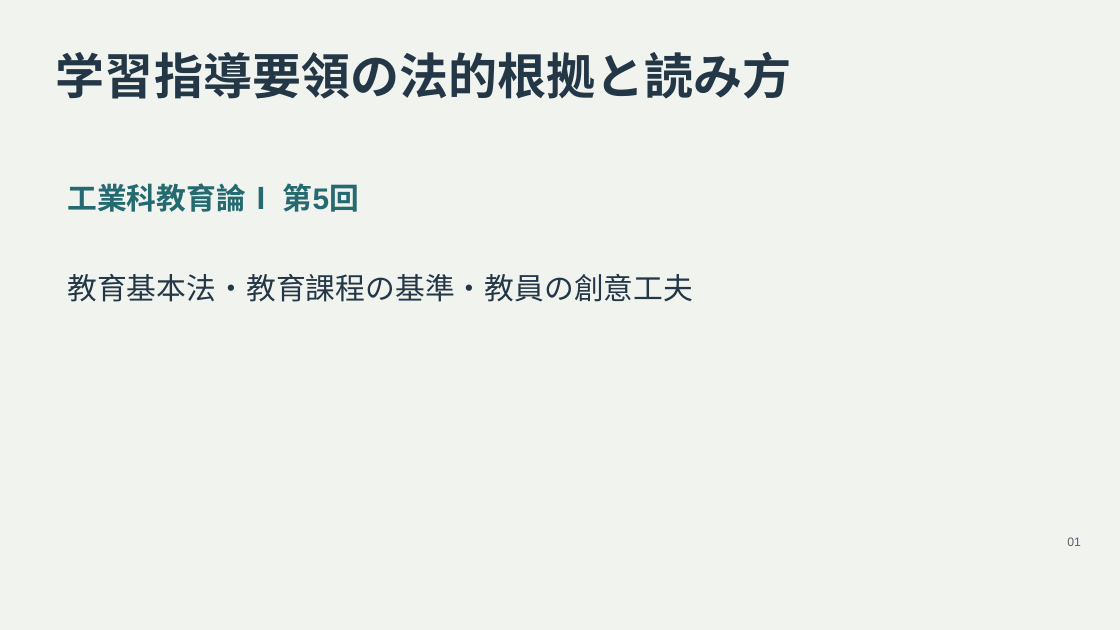
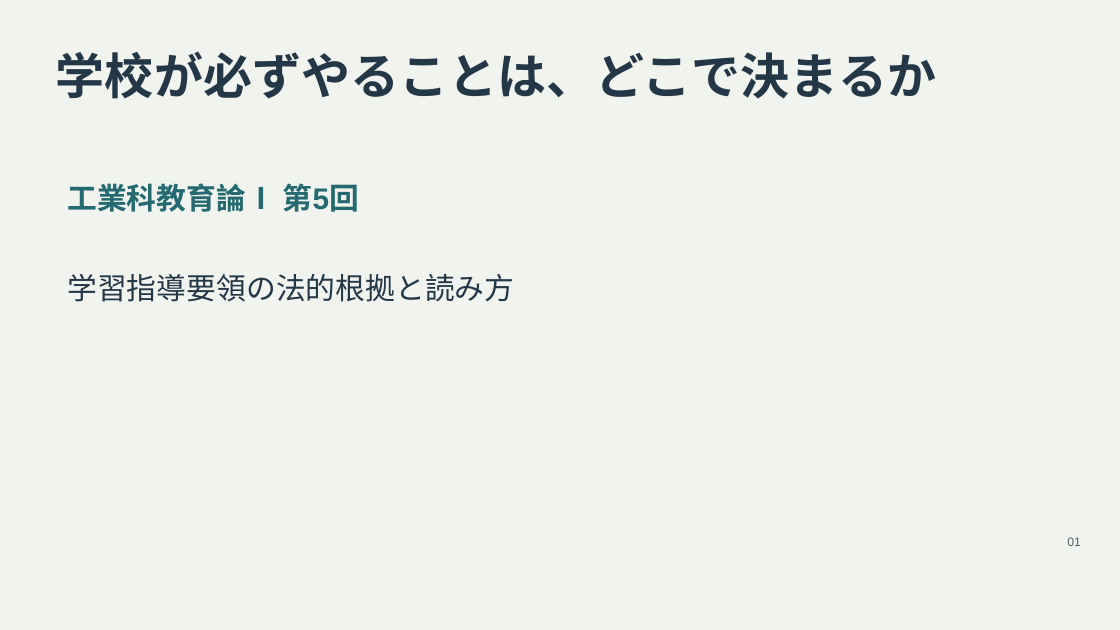
Before and after one commit to zooc-14calbp/industrial-education-i, a slide deck: slide 1 of lessons/05/slides.pptx. Drawn at 1120x630 pixels with LibreOffice and Linux fonts; fonts in the diff are those of the drawing. Boxes give left, top, right and bottom in pixels: in the first picture for what was removed or moved away, otherwise in the second. Text is boxed around its words. In the diff, an @@ line names an element or a change of style, - is before the commit and + after.

```diff
--- a/lessons/05/slides.pptx
+++ b/lessons/05/slides.pptx
@@ text at bbox=[56, 51, 937, 99]: text changed @@
-学習指導要領の法的根拠と読み方
+学校が必ずやることは、どこで決まるか
@@ text at bbox=[67, 274, 514, 302]: text changed @@
-教育基本法・教育課程の基準・教員の創意工夫
+学習指導要領の法的根拠と読み方
```
Also in this commit, not shown: 3 other slides changed, 11 other files.
